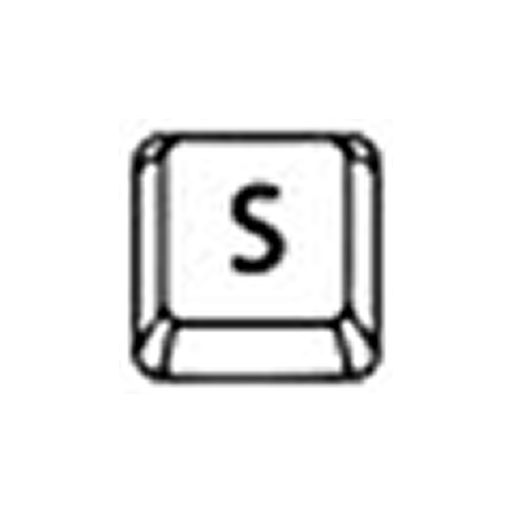
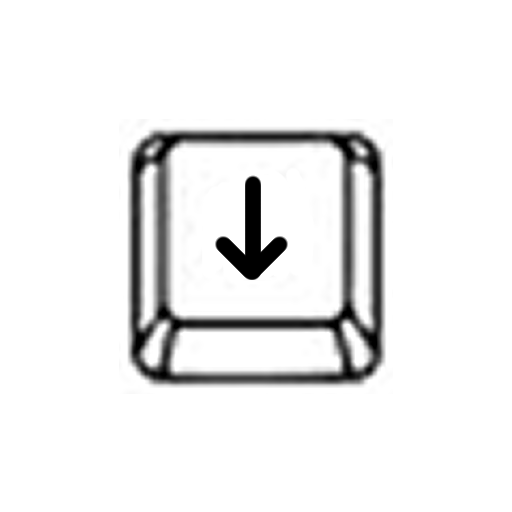
Layers edited between the first and the second 512px x 512px image:
added layer "Layer 3 Copy" above "Layer 2 Copy 2" over [215, 175, 288, 280]
painted on "Layer 2 Copy 2" over [202, 168, 313, 280]
